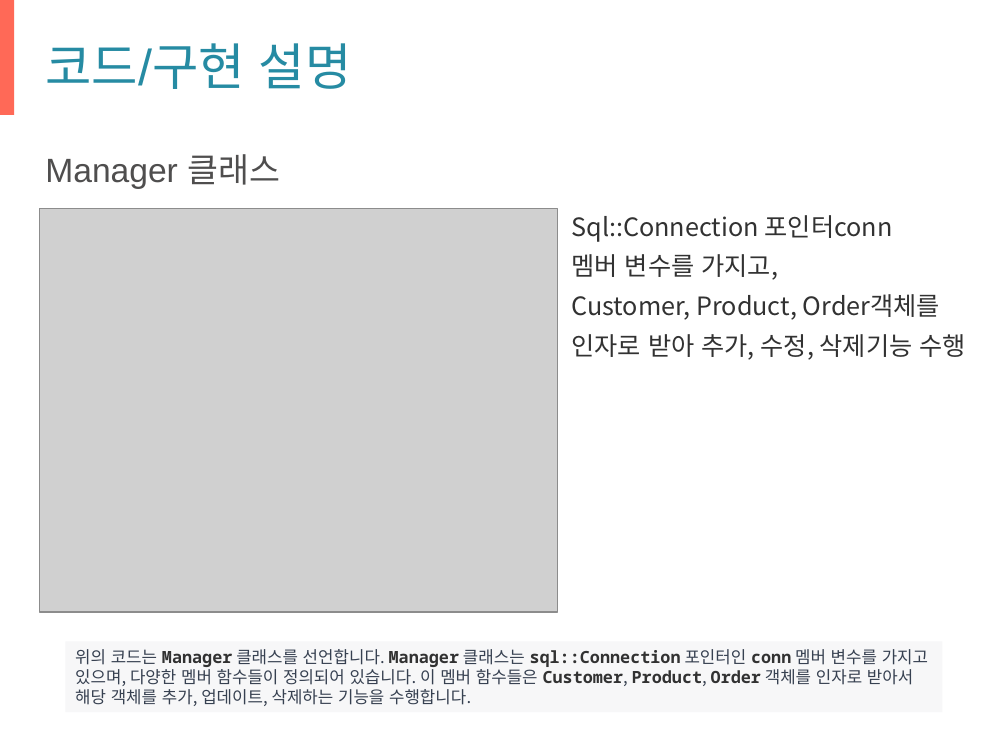
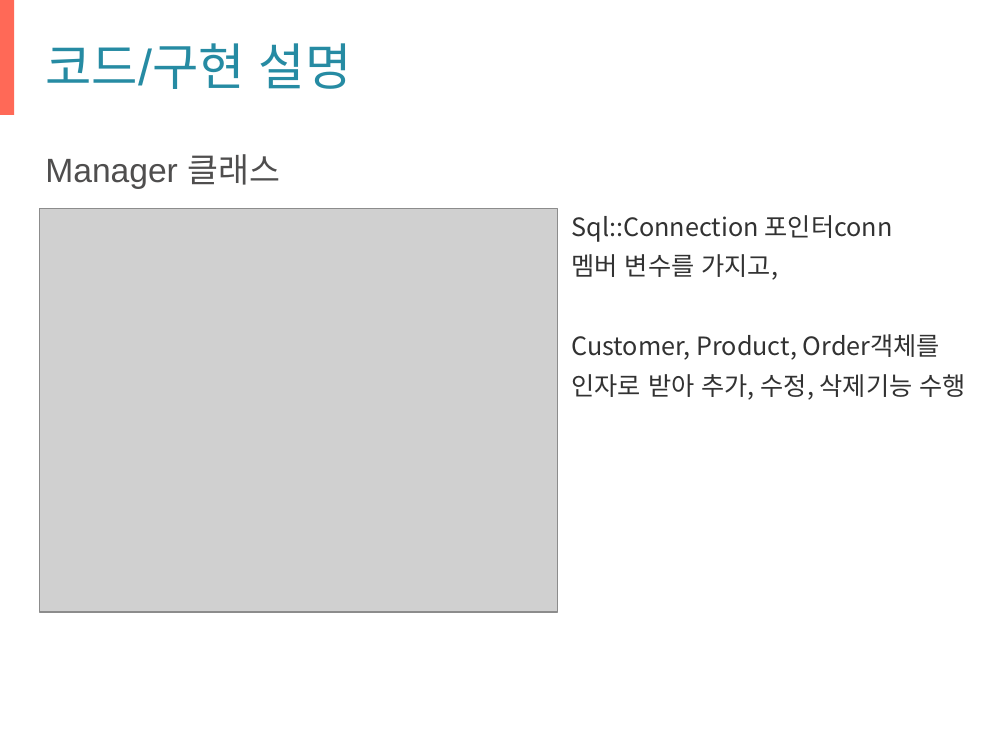
Before and after one commit to gryrryfh/2023-cpp, a slide deck: slide 7 of team project/발표자료ppt/5팀 온라인 쇼핑몰 시스템.ppt. Drawn at 1008x756 pixels with LibreOffice and Linux fonts; fonts in the diff are those of the drawing; grey boxes stand for pictures; background and template pictures are left out. Boxes give left, top, right and bottom in pixels: in the first picture for what was removed or moved away, otherwise in the second. Text is boxed around its words. In the diff, an @@ line names an element or a change of style, - is before the commit and + after.

```diff
--- a/team project/발표자료ppt/5팀 온라인 쇼핑몰 시스템.ppt
+++ b/team project/발표자료ppt/5팀 온라인 쇼핑몰 시스템.ppt
@@ text "Sql::Connection 포인터conn" rewrapped from <box>572,215,965,360</box> to <box>572,215,965,400</box> @@
@@ rectangle removed at <box>66,641,942,712</box> @@
-위의 코드는 Manager 클래스를 선언합니다. Manager 클래스는 sql::Connection 포인터인 conn 멤버 변수를 가지고 있으며, 다양한 멤버 함수들이 정의되어 있습니다. 이 멤버 함수들은 Customer, Product, Order 객체를 인자로 받아서 해당 객체를 추가, 업데이트, 삭제하는 기능을 수행합니다.
```
Also in this commit, not shown: 1 other slide changed.
